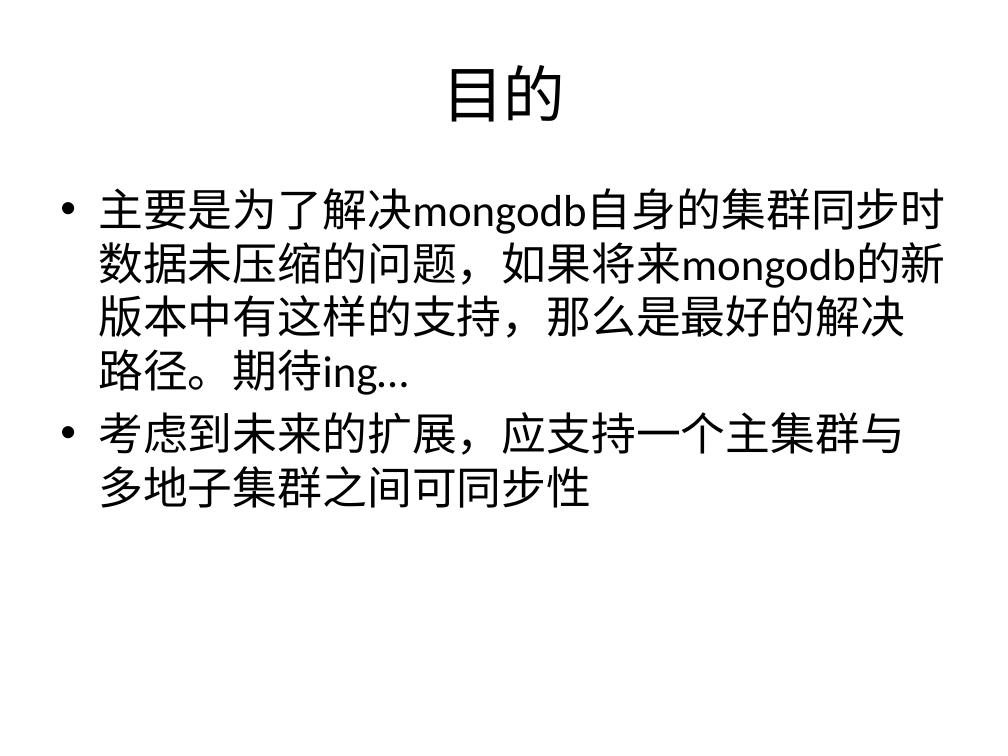
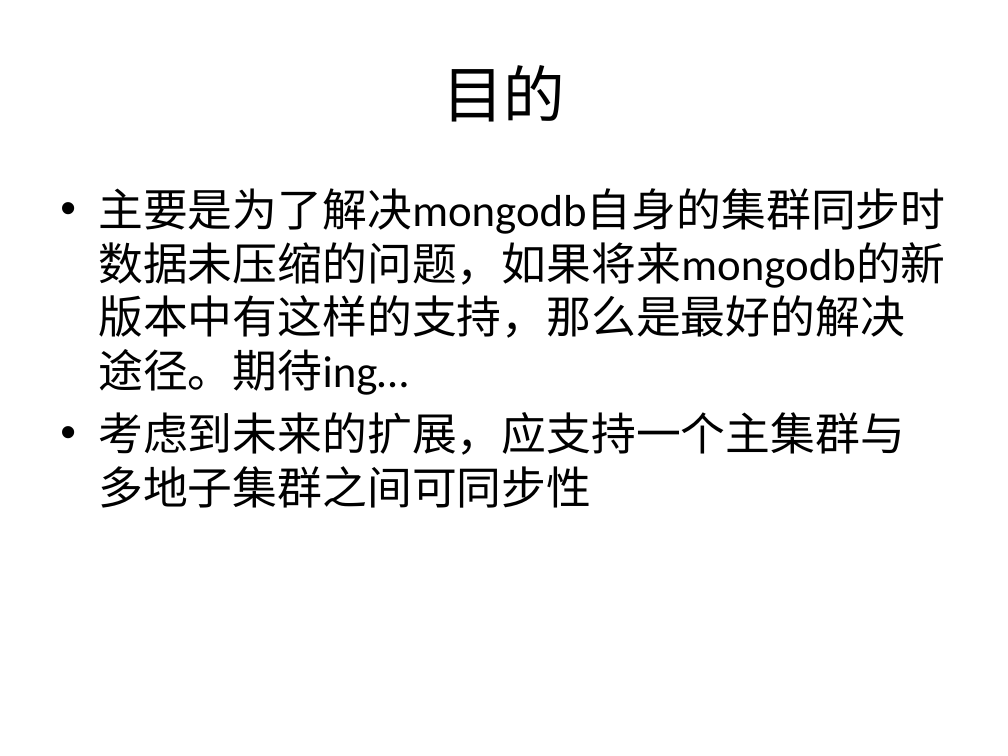
Before and after one commit to samoin/sync-mongodb-clusters, a slide deck: slide 2 of nodejs sync mongodb-cluster.pptx. Drawn at 1008x756 pixels with LibreOffice and Linux fonts; fonts in the diff are those of the drawing; background and template pictures are left out. Boxes give left, top, right and bottom in pixels: in the first picture for what was removed or moved away, otherwise in the second. Text is boxed around its words. In the diff, an @@ line names an element or a change of style, - is before the commit and + after.

```diff
--- a/nodejs sync mongodb-cluster.pptx
+++ b/nodejs sync mongodb-cluster.pptx
@@ text at (98, 188, 945, 395): text changed @@
-• 主要是为了解决mongodb自身的集群同步时数据未压缩的问题，如果将来mongodb的新版本中有这样的支持，那么是最好的解决路径。期待ing…
+• 主要是为了解决mongodb自身的集群同步时数据未压缩的问题，如果将来mongodb的新版本中有这样的支持，那么是最好的解决途径。期待ing…
```
Also in this commit, not shown: 3 other slides changed, 2 slides added, 5 other files.
